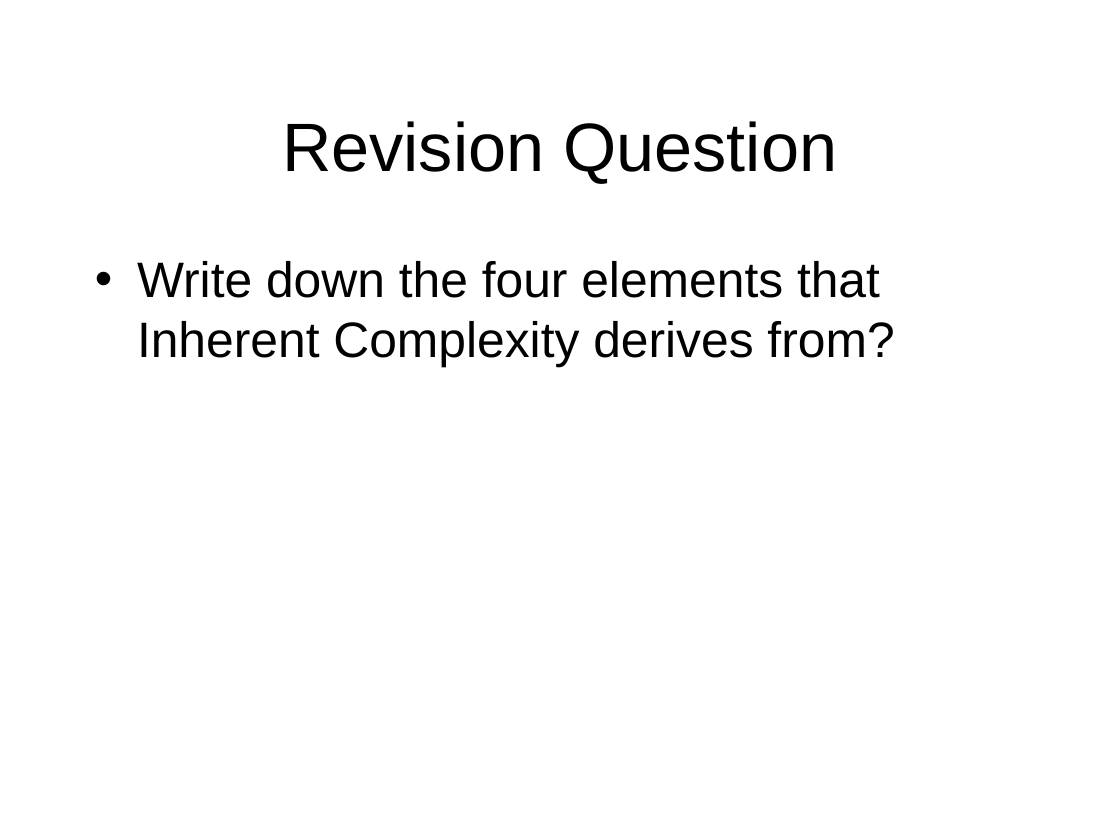
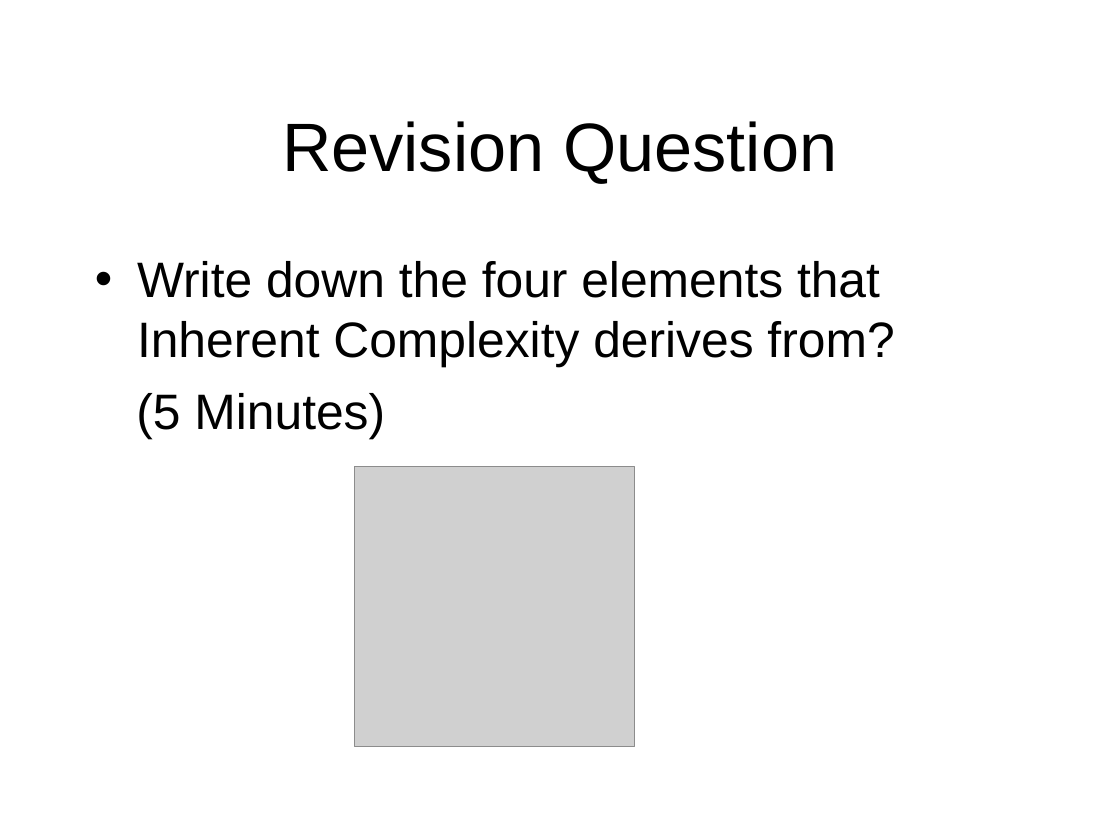
Before and after one commit to octaviordz/zjnu2017.github.io, a slide deck: slide 4 of OOAD/lectures/040--Classes.and.Objects.ppt. Drawn at 1120x840 pixels with LibreOffice and Linux fonts; fonts in the diff are those of the drawing; grey boxes stand for pictures. Boxes give left, top, right and bottom in pixels: in the first picture for what was removed or moved away, otherwise in the second. Text is boxed around its words. In the diff, an @@ line names an element or a change of style, - is before the commit and + after.

```diff
--- a/OOAD/lectures/040--Classes.and.Objects.ppt
+++ b/OOAD/lectures/040--Classes.and.Objects.ppt
@@ text at [136, 393, 385, 440]: paragraph added @@
+(5 Minutes)
@@ picture added at [355, 467, 635, 747] @@
```
Also in this commit, not shown: 10 other slides changed, 27 slides added, 1 other file.
